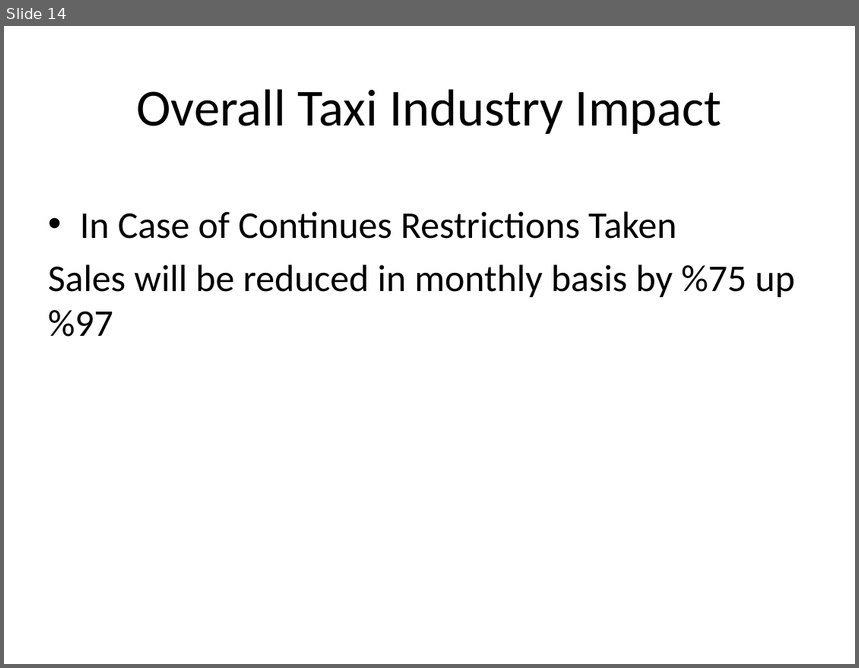
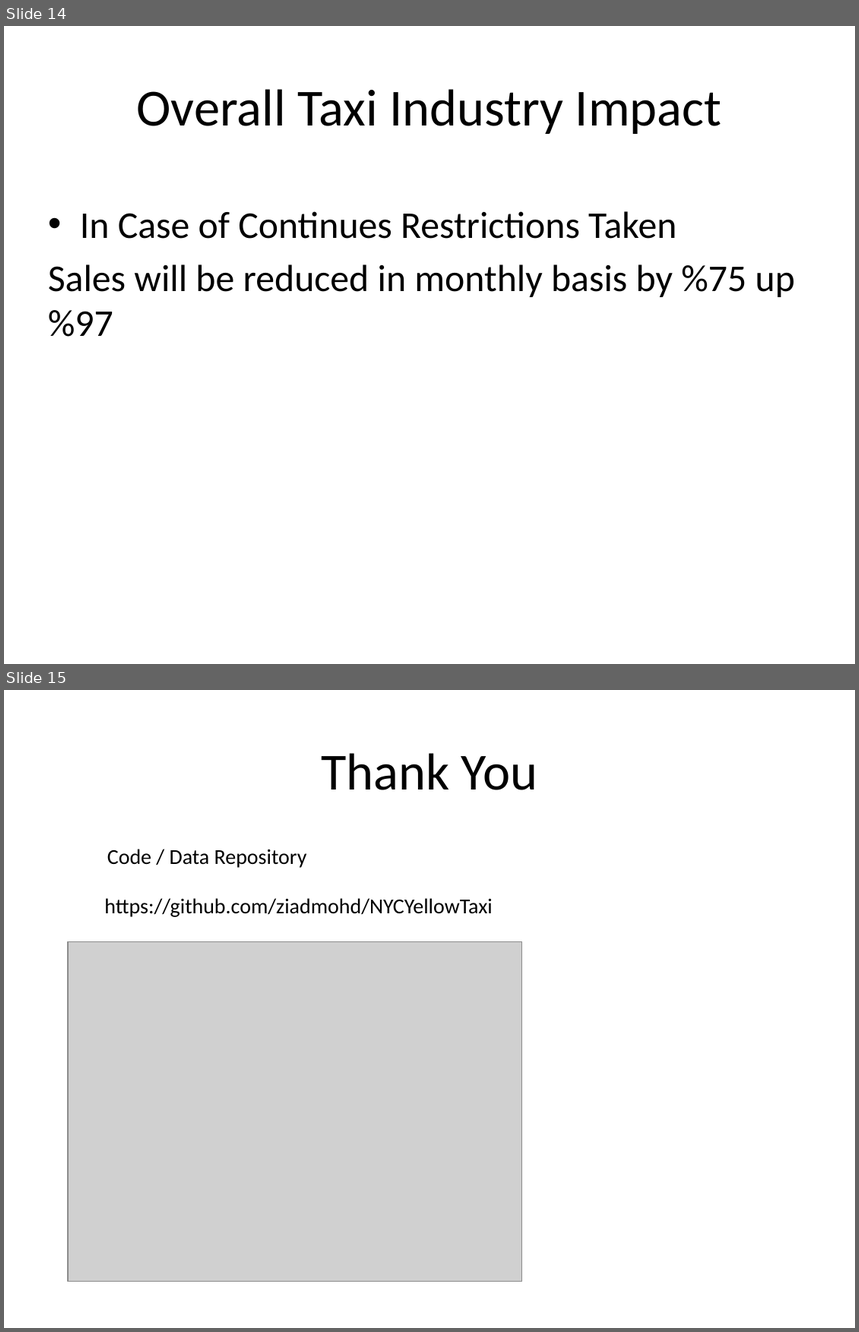
Before and after one commit to ziadmohd/NYCYellowTaxi, a slide deck: Impact of COVID-10 on NYC Taxi Industries.pptx. Shown one above the other, each under a label of ours: slide 14 before the commit, slides 14 and 15 after it. The pictures are 859x668 and 859x1332 pixels, drawn with LibreOffice and Linux fonts; fonts in the diff are those of the drawing; grey boxes stand for pictures. Boxes give left, top, right and bottom in pixels: in the first picture for what was removed or moved away, otherwise in the second. Text is boxed around its words. In the diff, an @@ line names an element or a change of style, - is before the commit and + after.

```diff
--- a/Impact of COVID-10 on NYC Taxi Industries.pptx
+++ b/Impact of COVID-10 on NYC Taxi Industries.pptx
@@ slide 15 added at (x1=4, y1=690, x2=855, y2=1328), background #FFFFFF @@
@@ title added at (x1=321, y1=753, x2=538, y2=790), 44 pt, text #000000 @@
+Thank You
@@ text added at (x1=107, y1=849, x2=307, y2=868), 18 pt, text #000000 @@
+Code / Data Repository
@@ text added at (x1=104, y1=898, x2=493, y2=917), 18 pt, text #000000 @@
+https://github.com/ziadmohd/NYCYellowTaxi
@@ picture added at (x1=68, y1=942, x2=522, y2=1281) @@
```
Also in this commit, not shown: 1 slide changed.
